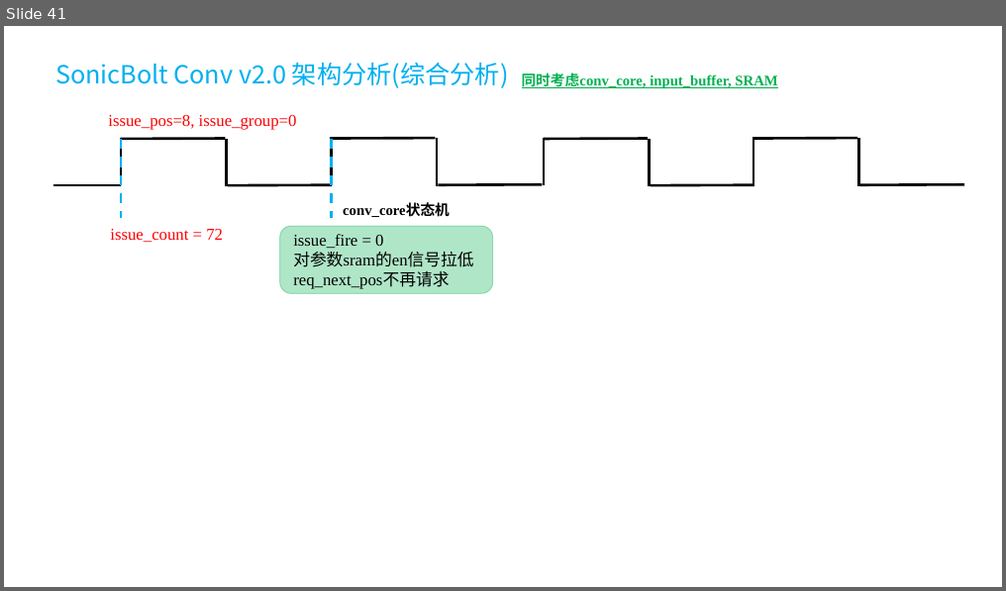
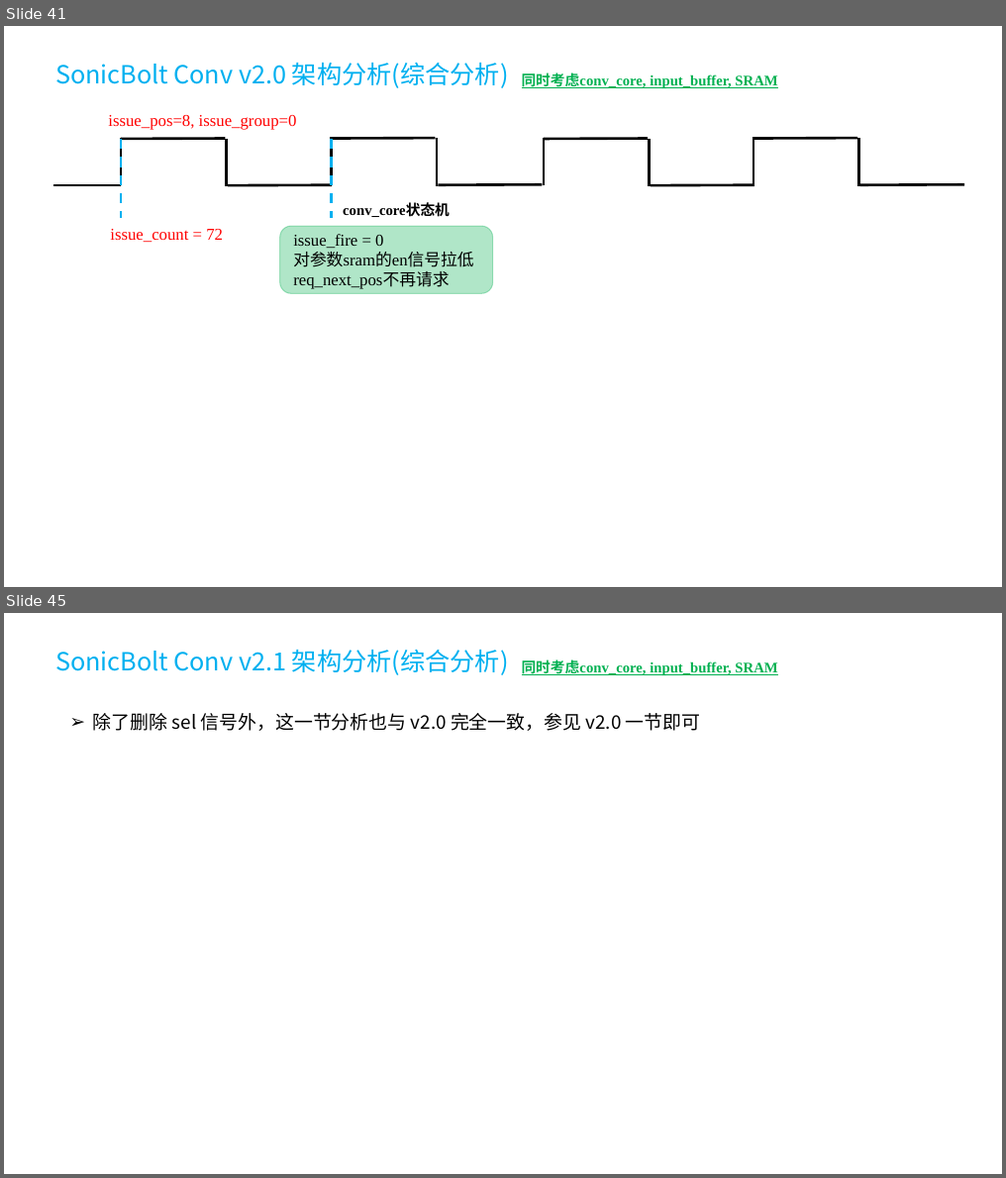
Before and after one commit to SmlCoke/2026-MST3314-SonicBolt, a slide deck: SonicBolt/docs/figures.pptx. Shown one above the other, each under a label of ours: slide 41 before the commit, slides 41 and 45 after it; the slides between them are not shown. The pictures are 1006x591 and 1006x1178 pixels, drawn with LibreOffice and Linux fonts; fonts in the diff are those of the drawing. Boxes give left, top, right and bottom in pixels: in the first picture for what was removed or moved away, otherwise in the second. Text is boxed around its words. In the diff, an @@ line names an element or a change of style, - is before the commit and + after.

Commit message:
fj: Reconstruct pipeline of Conv to improve floorplan

```diff
--- a/SonicBolt/docs/figures.pptx
+++ b/SonicBolt/docs/figures.pptx
@@ slide 45 added at [4,613,1002,1174], background #FFFFFF @@
@@ text added at [55,649,509,675], 24 pt, text #00B0F0 @@
+SonicBolt Conv v2.1 架构分析(综合分析)
@@ text added at [522,660,777,675], 14 pt, text #00B050, bold, underline @@
+同时考虑conv_core, input_buffer, SRAM
@@ text added at [93,713,701,731], 18 pt, text #000000 @@
+➢ 除了删除 sel 信号外，这一节分析也与 v2.0 完全一致，参见 v2.0 一节即可
```
Also in this commit, not shown: 1 slide changed, 5 other slides added, 5 other files.
